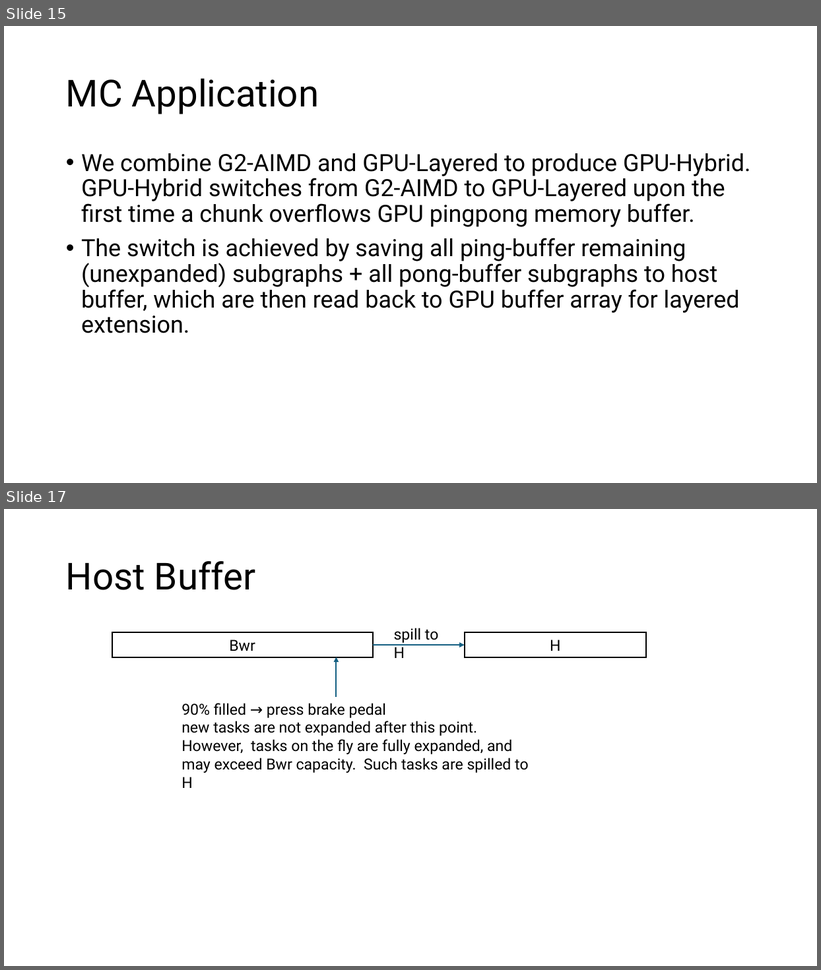
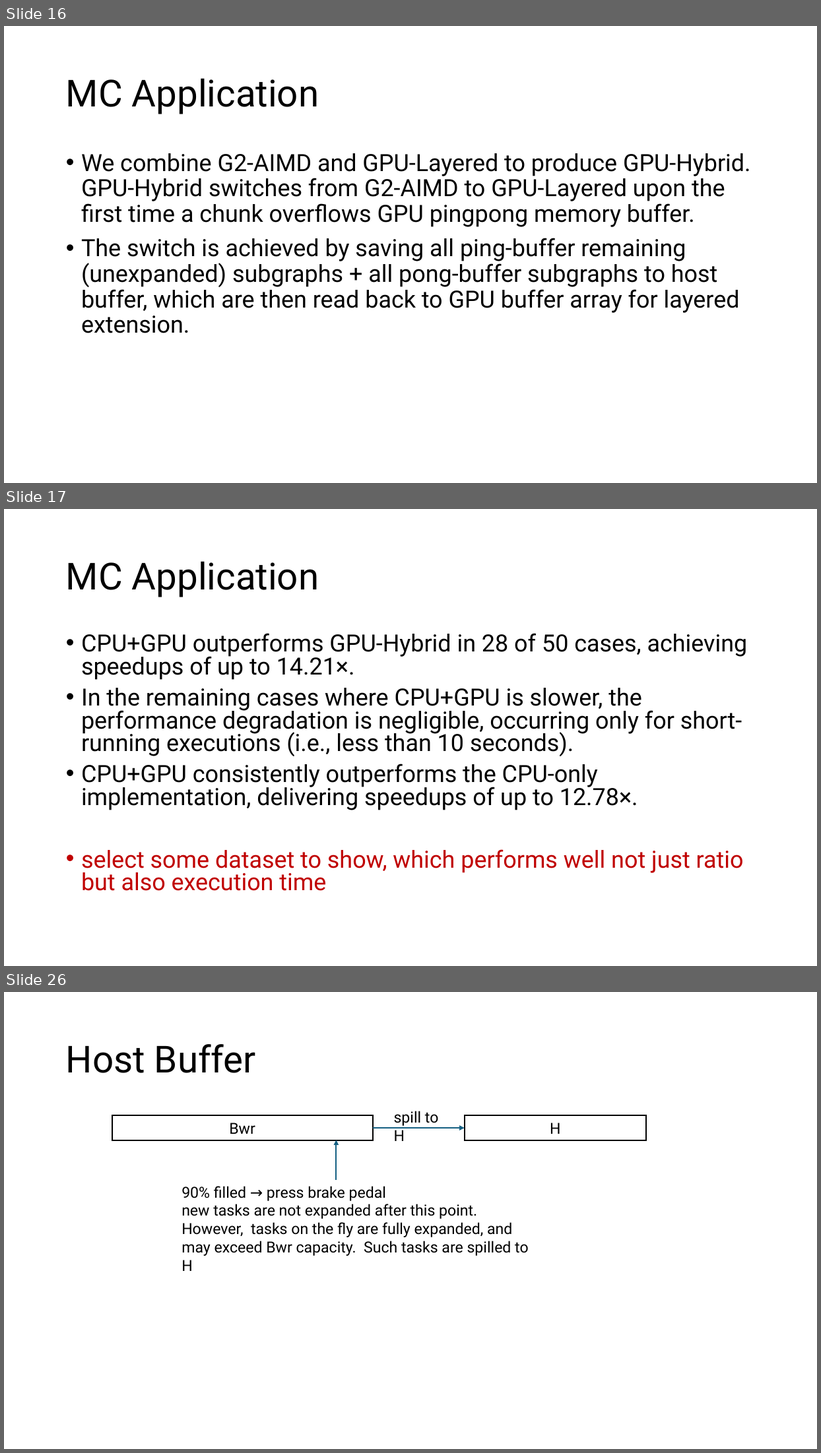
Before and after one commit to akhlaqueak/G-ThinkerCG, a slide deck: revision.pptx. Shown one above the other, each under a label of ours: slides 15 and 17 before the commit, slides 16, 17 and 26 after it; the slides between them are not shown. The pictures are 821x970 and 821x1453 pixels, drawn with LibreOffice and Linux fonts; fonts in the diff are those of the drawing. Boxes give left, top, right and bottom in pixels: in the first picture for what was removed or moved away, otherwise in the second. Text is boxed around its words. In the diff, an @@ line names an element or a change of style, - is before the commit and + after.

```diff
--- a/revision.pptx
+++ b/revision.pptx
@@ slide 17 added at bbox=[4, 509, 817, 966], background #FFFFFF @@
@@ title added at bbox=[66, 561, 319, 597], 44 pt, text #000000 @@
+MC Application
@@ text added at bbox=[81, 633, 748, 891], 28 pt, text #000000 @@
+• CPU+GPU outperforms GPU-Hybrid in 28 of 50 cases, achieving speedups of up to 14.21×.
+• In the remaining cases where CPU+GPU is slower, the performance degradation is negligible, occurring only for short-running executions (i.e., less than 10 seconds).
+• CPU+GPU consistently outperforms the CPU-only implementation, delivering speedups of up to 12.78×.
+• select some dataset to show, which performs well not just ratio but also execution time
@@ what was slide 15 is now slide 16 @@
@@ what was slide 17 is now slide 26 @@
```
Also in this commit, not shown: 1 slide changed, 9 other slides added, 21 other files.
